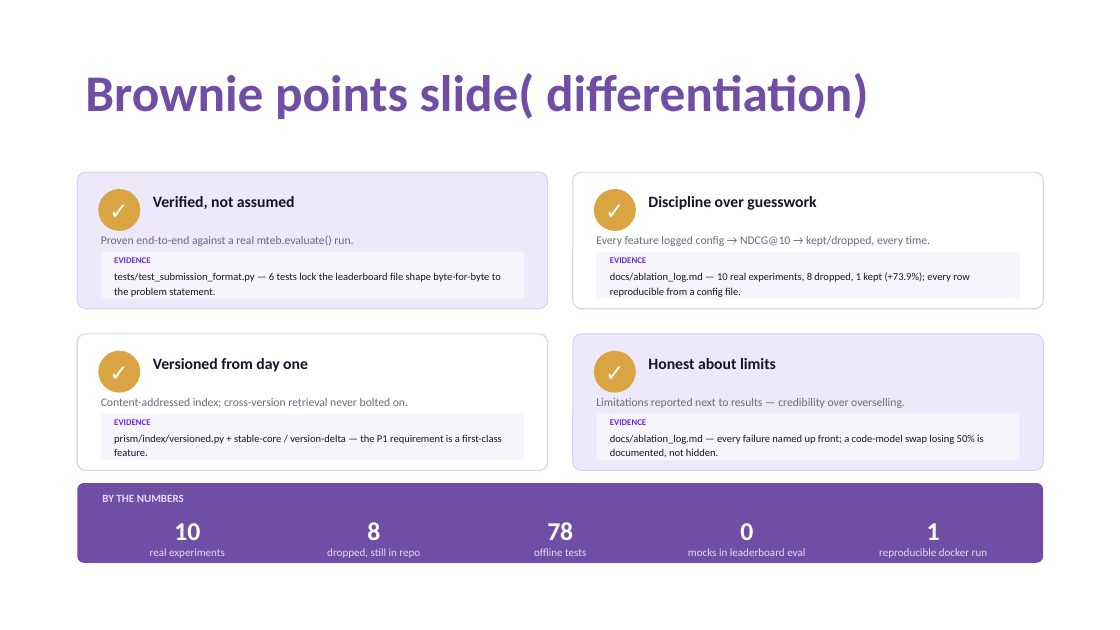
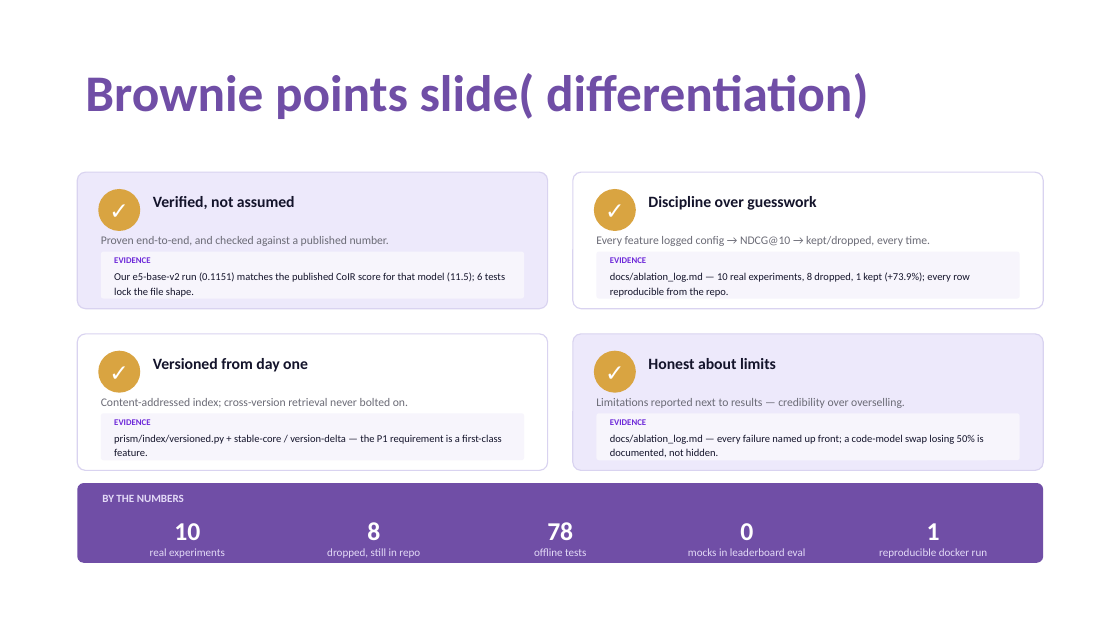
Before and after one commit to Ajha2005/samsung-prism, a slide deck: slide 10 of submission/Thapar_Trace_Submission_ppt.pptx. Drawn at 1120x630 pixels with LibreOffice and Linux fonts; fonts in the diff are those of the drawing. Boxes give left, top, right and bottom in pixels: in the first picture for what was removed or moved away, otherwise in the second. Text is boxed around its words. In the diff, an @@ line names an element or a change of style, - is before the commit and + after.

```diff
--- a/submission/Thapar_Trace_Submission_ppt.pptx
+++ b/submission/Thapar_Trace_Submission_ppt.pptx
@@ text at bbox=[101, 236, 389, 246]: text changed @@
-Proven end-to-end against a real mteb.evaluate() run.
+Proven end-to-end, and checked against a published number.
@@ text at bbox=[114, 272, 505, 297]: text changed @@
-tests/test_submission_format.py — 6 tests lock the leaderboard file shape byte-for-byte to the problem statement.
+Our e5-base-v2 run (0.1151) matches the published CoIR score for that model (11.5); 6 tests lock the file shape.
@@ text at bbox=[610, 272, 970, 297]: text changed @@
-docs/ablation_log.md — 10 real experiments, 8 dropped, 1 kept (+73.9%); every row reproducible from a config file.
+docs/ablation_log.md — 10 real experiments, 8 dropped, 1 kept (+73.9%); every row reproducible from the repo.
```
Also in this commit, not shown: 5 other slides changed, 1 other file.
